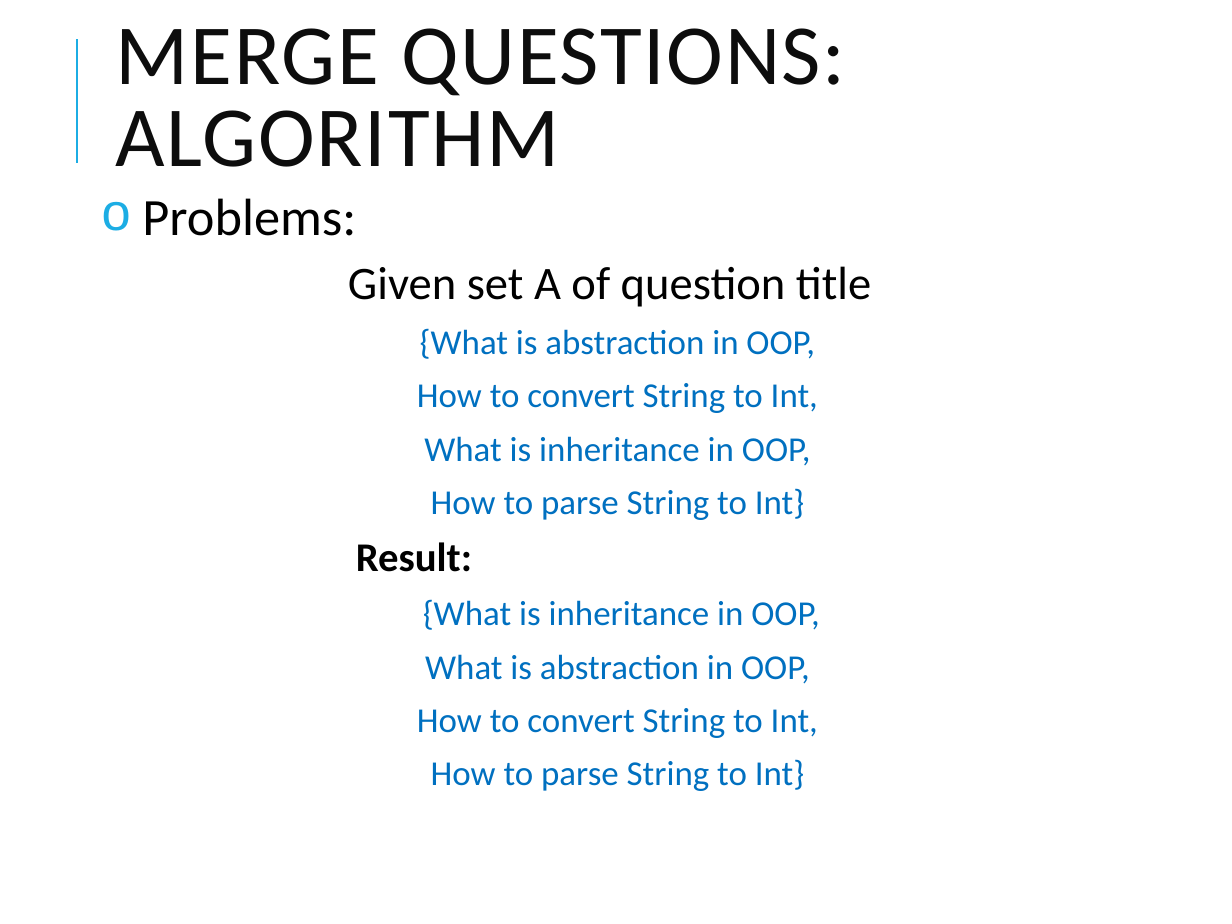
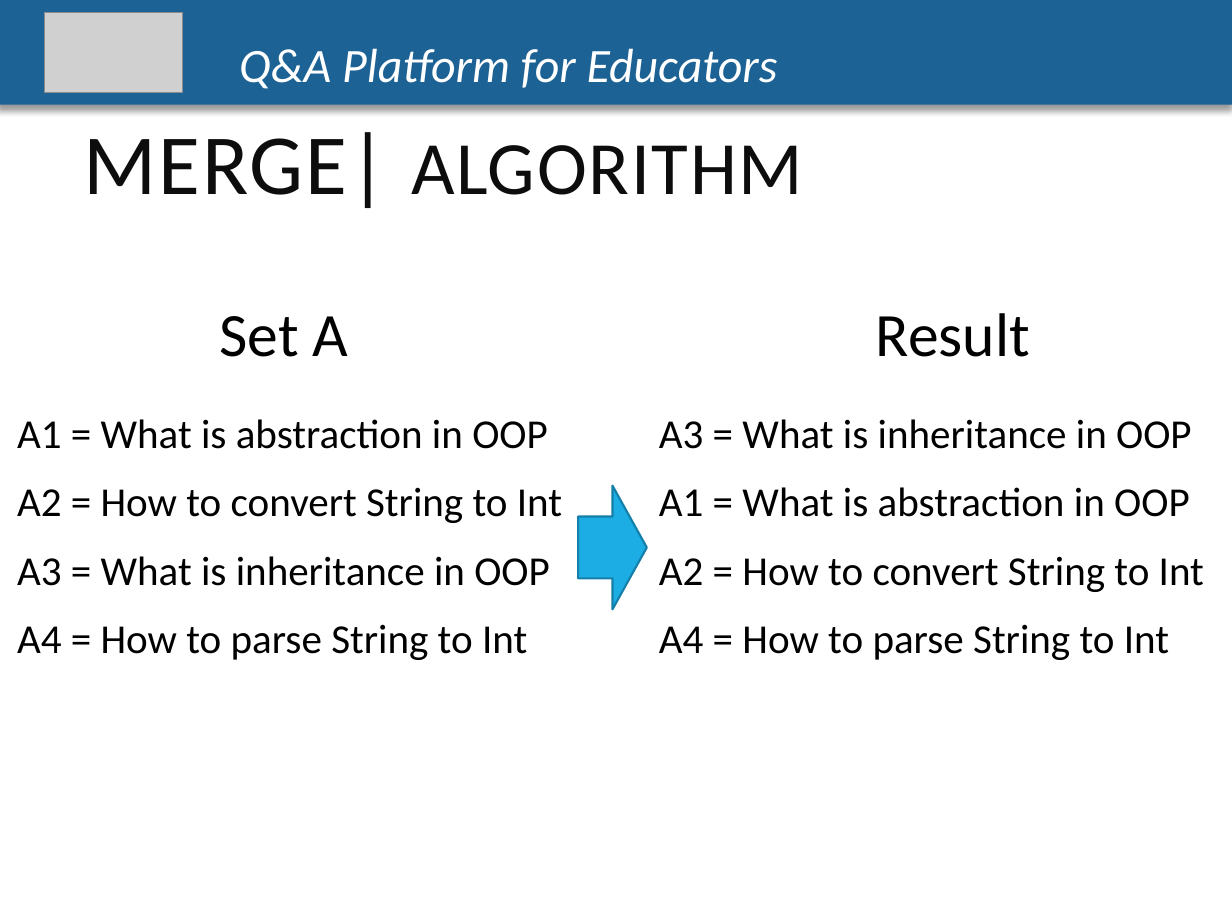
Before and after one commit to CapstoneTeam11/Document, a slide deck: slide 41 of Q-A-PLATFORM-FOR-EDUCATORS-1 (1).pptx (slide 28 before the commit). Drawn at 1232x924 pixels with LibreOffice and Linux fonts; fonts in the diff are those of the drawing; grey boxes stand for pictures. Boxes give left, top, right and bottom in pixels: in the first picture for what was removed or moved away, otherwise in the second. Text is boxed around its words. In the diff, an @@ line names an element or a change of style, - is before the commit and + after.

```diff
--- a/Q-A-PLATFORM-FOR-EDUCATORS-1 (1).pptx
+++ b/Q-A-PLATFORM-FOR-EDUCATORS-1 (1).pptx
@@ rectangle added at bbox=[0, 0, 1232, 105], fill #1D6294, 28 pt, text #FFFFFF, italic @@
+Q&A Platform for Educators
@@ picture added at bbox=[44, 12, 182, 92] @@
@@ line removed from (76, 163) to (76, 39) @@
@@ text "MERGE| ALGORITHM" at bbox=[84, 132, 803, 208]: vertical alignment middle to top @@
@@ text at bbox=[84, 132, 803, 208]: text changed; size 50 to 44 pt @@
-MERGE QUESTIONS: ALGORITHM
+MERGE| ALGORITHM
@@ text removed at bbox=[142, 198, 871, 791] @@
-o Problems:
-Given set A of question title
-{What is abstraction in OOP,
-How to convert String to Int,
-What is inheritance in OOP,
-How to parse String to Int}
-Result:
-{What is inheritance in OOP,
-What is abstraction in OOP,
-How to convert String to Int,
-How to parse String to Int}
@@ text added at bbox=[220, 316, 349, 357], 36 pt, text #000000 @@
+Set A
@@ text added at bbox=[876, 313, 1030, 357], 36 pt, text #000000 @@
+Result
@@ text added at bbox=[17, 419, 562, 660], 24 pt, text #000000 @@
+A1 = What is abstraction in OOP
+A2 = How to convert String to Int
+A3 = What is inheritance in OOP
+A4 = How to parse String to Int
@@ text added at bbox=[659, 419, 1204, 660], 24 pt, text #000000 @@
+A3 = What is inheritance in OOP
+A1 = What is abstraction in OOP
+A2 = How to convert String to Int
+A4 = How to parse String to Int
@@ right arrow added at bbox=[578, 485, 647, 609], fill #1CADE4, outline #1580A9 1.25 pt @@
```
Also in this commit, not shown: 16 other slides changed, 38 slides added, 23 slides removed, 2 other files.
